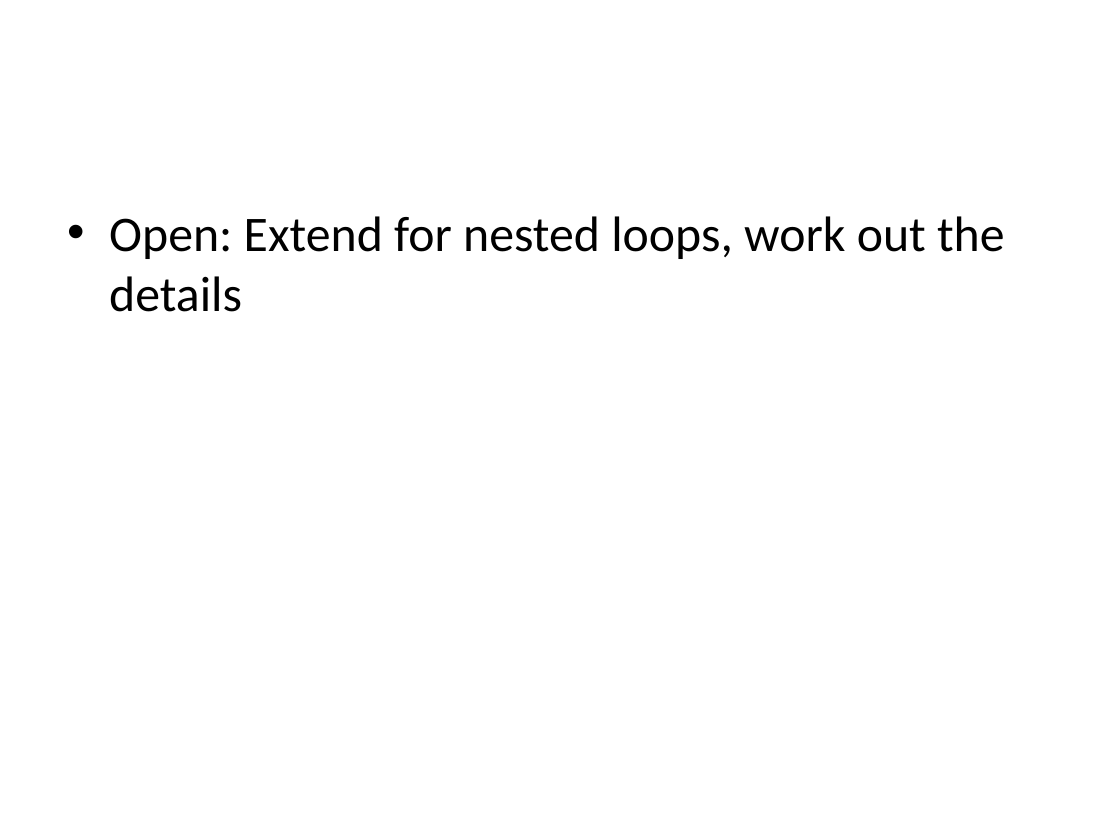
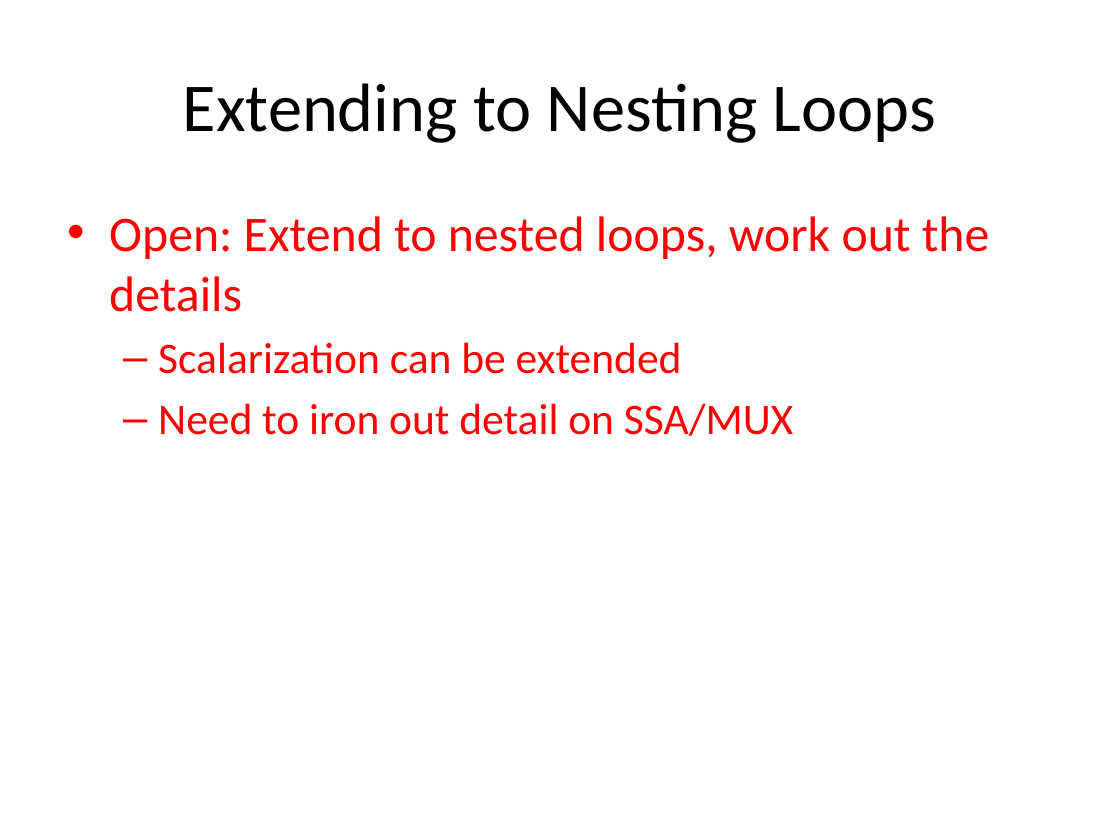
Before and after one commit to milana2/ParallelizationForMPC, a slide deck: slide 30 of MPC_Compiler_Misc_Notes.pptx (slide 23 before the commit). Drawn at 1120x840 pixels with LibreOffice and Linux fonts; fonts in the diff are those of the drawing. Boxes give left, top, right and bottom in pixels: in the first picture for what was removed or moved away, otherwise in the second. Text is boxed around its words. In the diff, an @@ line names an element or a change of style, - is before the commit and + after.

```diff
--- a/MPC_Compiler_Misc_Notes.pptx
+++ b/MPC_Compiler_Misc_Notes.pptx
@@ title added at bbox=[183, 83, 936, 143], 44 pt, text #000000 @@
+Extending to Nesting Loops
@@ text at bbox=[109, 216, 990, 436]: text changed; size 32 to 28 pt; text colour #000000 to #FF0000 @@
-• Open: Extend for nested loops, work out the details
+• Open: Extend to nested loops, work out the details
+  – Scalarization can be extended
+  – Need to iron out detail on SSA/MUX
```
Also in this commit, not shown: 5 other slides changed, 7 slides added.
